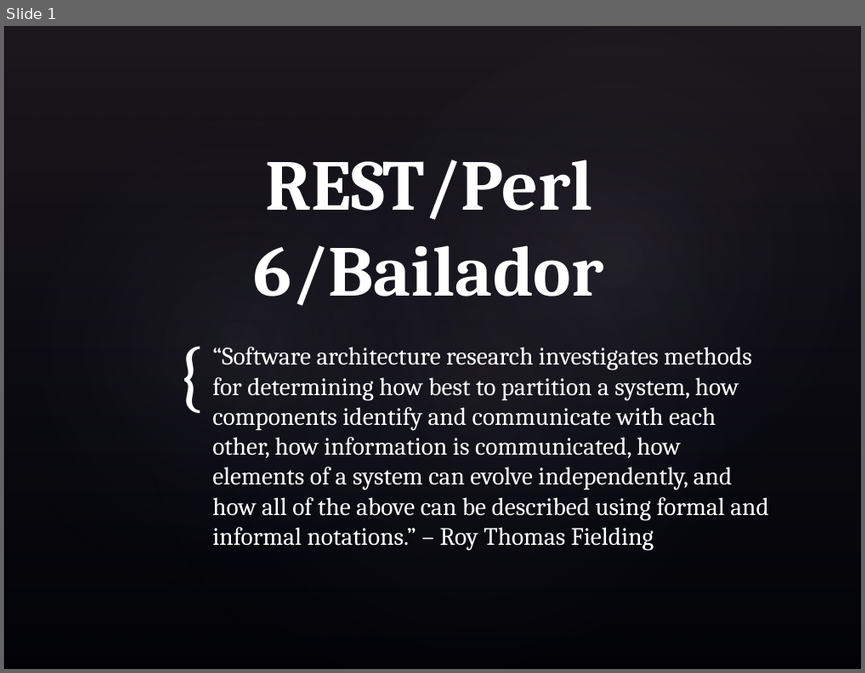
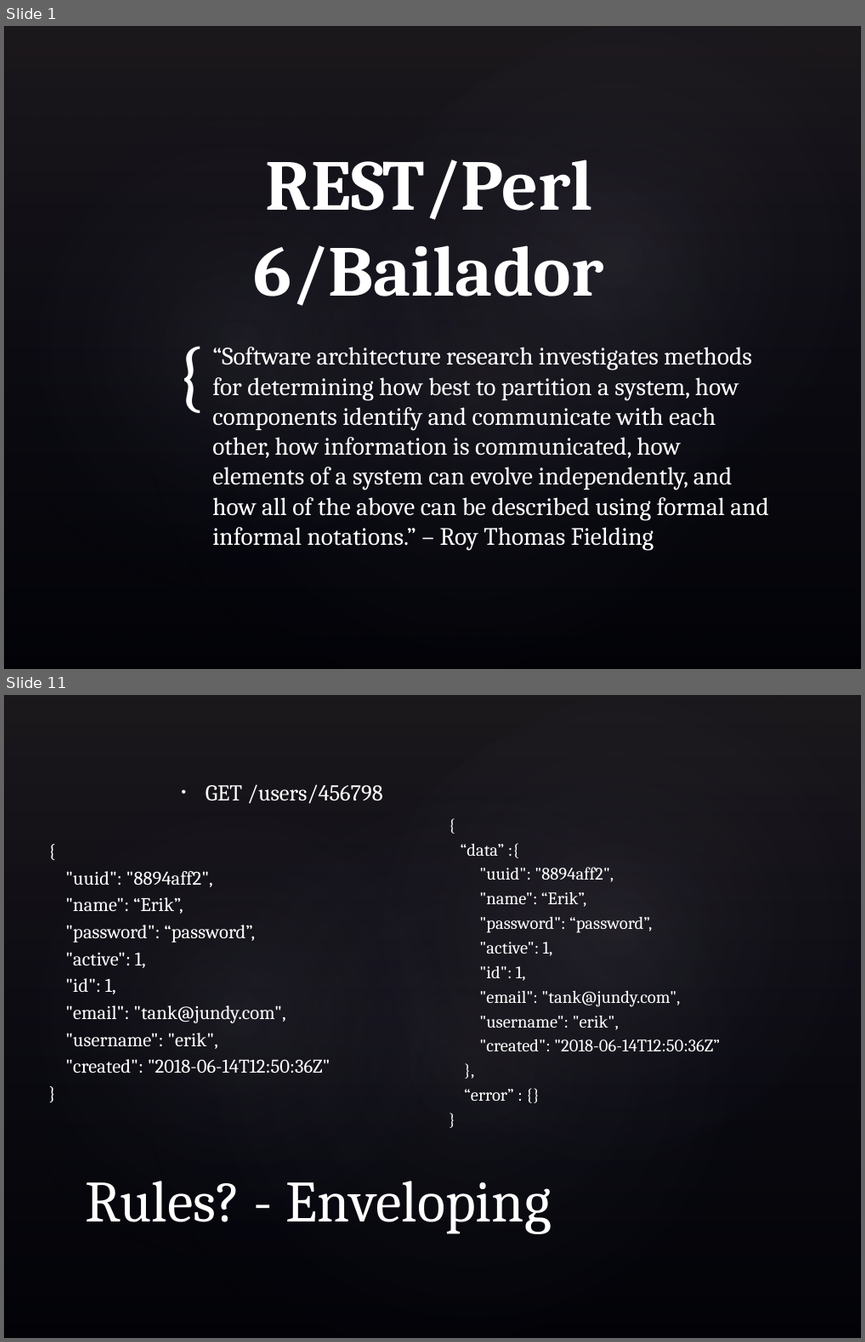
Before and after one commit to skeletonkey/Perl6_REST, a slide deck: docs/Perl6_REST.pptx. Shown one above the other, each under a label of ours: slide 1 before the commit, slides 1 and 11 after it; the slides between them are not shown. The pictures are 865x673 and 865x1342 pixels, drawn with LibreOffice and Linux fonts; fonts in the diff are those of the drawing; background and template pictures are left out. Boxes give left, top, right and bottom in pixels: in the first picture for what was removed or moved away, otherwise in the second. Text is boxed around its words. In the diff, an @@ line names an element or a change of style, - is before the commit and + after.

```diff
--- a/docs/Perl6_REST.pptx
+++ b/docs/Perl6_REST.pptx
@@ slide 11 added at (4,695,861,1338), background picture (left out); not listed: 4 template elements that a slide beside it also shows @@
@@ text added at (205,784,383,804), 19 pt, text #FFFFFF @@
+  • GET /users/456798
@@ text added at (460,843,720,1100), 14.7 pt, text #FFFFFF @@
+  {
+  “data” :{
+  "uuid": "8894aff2",
+  "name": “Erik”,
+  "password": “password”,
+  "active": 1,
+  "id": 1,
+  "email": "tank@jundy.com",
+  "username": "erik",
+  "created": "2018-06-14T12:50:36Z”
+  },
+  “error” : {}
+  }
@@ text added at (65,871,330,1073), 16.1 pt, text #FFFFFF @@
+  {
+  "uuid": "8894aff2",
+  "name": “Erik”,
+  "password": “password”,
+  "active": 1,
+  "id": 1,
+  "email": "tank@jundy.com",
+  "username": "erik",
+  "created": "2018-06-14T12:50:36Z"
+  }
@@ title added at (86,1180,551,1234), 49 pt, text #FFFFFF @@
+Rules? - Enveloping
```
Also in this commit, not shown: 1 slide changed, 13 other slides added.
